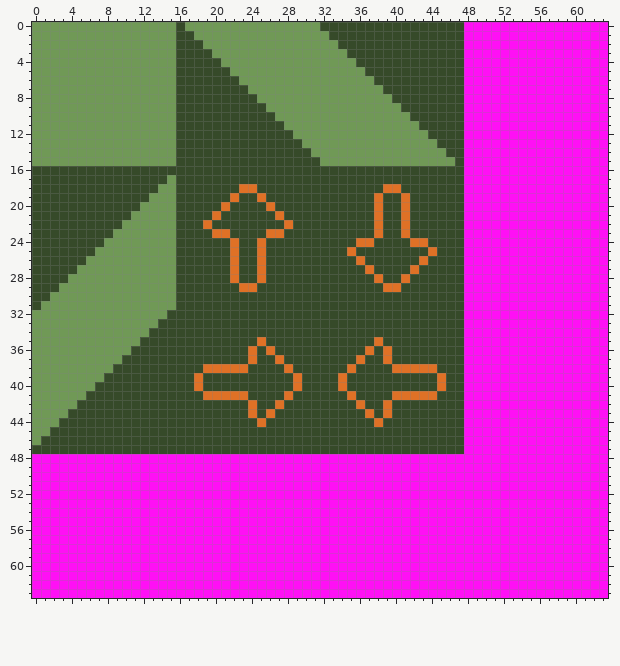
A pixel-art sprite gets an edit: resources/texture.png. This is how it looked before the edit.
The file is 64x64 pixels.
After:
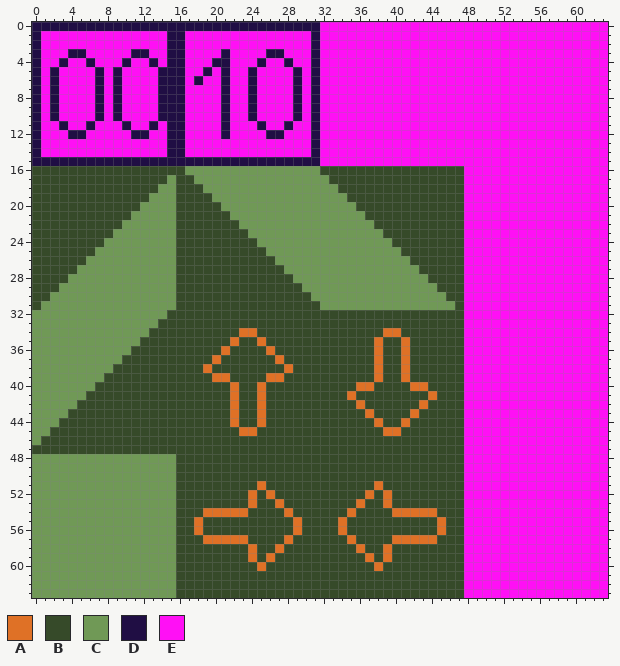
Palette (. is transparent): A #df7126  B #364a29  C #709956  D #200e44  E #ff10f5
The exact change:
y 0: x 0..47 CCCCCCCCCCCCCCCCBCCCCCCCCCCCCCCCBBBBBBBBBBBBBBBB -> DDDDDDDDDDDDDDDDDDDDDDDDDDDDDDDDEEEEEEEEEEEEEEEE
y 1: x 0..47 CCCCCCCCCCCCCCCCBBCCCCCCCCCCCCCCCBBBBBBBBBBBBBBB -> DEEEEEEEEEEEEEEDDEEEEEEEEEEEEEEDEEEEEEEEEEEEEEEE
y 2: x 0..47 CCCCCCCCCCCCCCCCBBBCCCCCCCCCCCCCCCBBBBBBBBBBBBBB -> DEEEEEEEEEEEEEEDDEEEEEEEEEEEEEEDEEEEEEEEEEEEEEEE
y 3: x 0..47 CCCCCCCCCCCCCCCCBBBBCCCCCCCCCCCCCCCBBBBBBBBBBBBB -> DEEEDDEEEEEDDEEDDEEEEDEEEEDDEEEDEEEEEEEEEEEEEEEE
y 4: x 0..47 CCCCCCCCCCCCCCCCBBBBBCCCCCCCCCCCCCCCBBBBBBBBBBBB -> DEEDEEDEEEDEEDEDDEEEDDEEEDEEDEEDEEEEEEEEEEEEEEEE
y 5: x 0..47 CCCCCCCCCCCCCCCCBBBBBBCCCCCCCCCCCCCCCBBBBBBBBBBB -> DEDEEEEDEDEEEEDDDEEDEDEEDEEEEDEDEEEEEEEEEEEEEEEE
y 6: x 0..47 CCCCCCCCCCCCCCCCBBBBBBBCCCCCCCCCCCCCCCBBBBBBBBBB -> DEDEEEEDEDEEEEDDDEDEEDEEDEEEEDEDEEEEEEEEEEEEEEEE
y 7: x 0..47 CCCCCCCCCCCCCCCCBBBBBBBBCCCCCCCCCCCCCCCBBBBBBBBB -> DEDEEEEDEDEEEEDDDEEEEDEEDEEEEDEDEEEEEEEEEEEEEEEE
y 8: x 0..47 CCCCCCCCCCCCCCCCBBBBBBBBBCCCCCCCCCCCCCCCBBBBBBBB -> DEDEEEEDEDEEEEDDDEEEEDEEDEEEEDEDEEEEEEEEEEEEEEEE
y 9: x 0..47 CCCCCCCCCCCCCCCCBBBBBBBBBBCCCCCCCCCCCCCCCBBBBBBB -> DEDEEEEDEDEEEEDDDEEEEDEEDEEEEDEDEEEEEEEEEEEEEEEE
y 10: x 0..47 CCCCCCCCCCCCCCCCBBBBBBBBBBBCCCCCCCCCCCCCCCBBBBBB -> DEDEEEEDEDEEEEDDDEEEEDEEDEEEEDEDEEEEEEEEEEEEEEEE
y 11: x 0..47 CCCCCCCCCCCCCCCCBBBBBBBBBBBBCCCCCCCCCCCCCCCBBBBB -> DEEDEEDEEEDEEDEDDEEEEDEEEDEEDEEDEEEEEEEEEEEEEEEE
y 12: x 0..47 CCCCCCCCCCCCCCCCBBBBBBBBBBBBBCCCCCCCCCCCCCCCBBBB -> DEEEDDEEEEEDDEEDDEEEEDEEEEDDEEEDEEEEEEEEEEEEEEEE
y 13: x 0..47 CCCCCCCCCCCCCCCCBBBBBBBBBBBBBBCCCCCCCCCCCCCCCBBB -> DEEEEEEEEEEEEEEDDEEEEEEEEEEEEEEDEEEEEEEEEEEEEEEE
y 14: x 0..47 CCCCCCCCCCCCCCCCBBBBBBBBBBBBBBBCCCCCCCCCCCCCCCBB -> DEEEEEEEEEEEEEEDDEEEEEEEEEEEEEEDEEEEEEEEEEEEEEEE
y 15: x 0..47 CCCCCCCCCCCCCCCCBBBBBBBBBBBBBBBBCCCCCCCCCCCCCCCB -> DDDDDDDDDDDDDDDDDDDDDDDDDDDDDDDDEEEEEEEEEEEEEEEE
y 16: x 17..31 BBBBBBBBBBBBBBB -> CCCCCCCCCCCCCCC
y 17: x 18..32 BBBBBBBBBBBBBBB -> CCCCCCCCCCCCCCC
y 18: x 19..33 BBBBAABBBBBBBBB -> CCCCCCCCCCCCCCC; x 39..40 AA -> BB
y 19: x 20..34 BBABBABBBBBBBBB -> CCCCCCCCCCCCCCC; x 38 A -> B; x 41 A -> B
y 20: x 21..35 ABBBBABBBBBBBBB -> CCCCCCCCCCCCCCC; x 38 A -> B; x 41 A -> B
y 21: x 20 A -> B; x 22..36 BBBBBABBBBBBBBB -> CCCCCCCCCCCCCCC; x 38 A -> B; x 41 A -> B
y 22: x 19 A -> B; x 23..38 BBBBBABBBBBBBBBA -> CCCCCCCCCCCCCCCB; x 41 A -> B
y 23: x 20..21 AA -> BB; x 24..38 BBAABBBBBBBBBBA -> CCCCCCCCCCCCCCC; x 41 A -> B
y 24: x 22 A -> B; x 25..39 ABBBBBBBBBBAABB -> CCCCCCCCCCCCCCC; x 42..43 AA -> BB
y 25: x 22 A -> B; x 25..40 ABBBBBBBBBABBBBB -> BCCCCCCCCCCCCCCC; x 44 A -> B
y 26: x 22 A -> B; x 25 A -> B; x 27..41 BBBBBBBBBABBBBB -> CCCCCCCCCCCCCCC; x 43 A -> B
y 27: x 22 A -> B; x 25 A -> B; x 28..42 BBBBBBBBBABBBBA -> CCCCCCCCCCCCCCC
y 28: x 22 A -> B; x 25 A -> B; x 29..43 BBBBBBBBBABBABB -> CCCCCCCCCCCCCCC
y 29: x 23..24 AA -> BB; x 30..44 BBBBBBBBBAABBBB -> CCCCCCCCCCCCCCC
y 30: x 31..45 BBBBBBBBBBBBBBB -> CCCCCCCCCCCCCCC
y 31: x 32..46 BBBBBBBBBBBBBBB -> CCCCCCCCCCCCCCC
y 34: x 23..24 BB -> AA; x 39..40 BB -> AA
y 35: x 22 B -> A; x 41 B -> A
y 36: x 21 B -> A; x 24 A -> B; x 37..39 ABA -> BAB; x 41 B -> A
y 37: x 20 B -> A; x 24 A -> B; x 36 A -> B; x 38..39 BA -> AB; x 41 B -> A
y 38: x 20..23 AAAA -> BBBB; x 35 A -> B; x 38 B -> A; x 40 A -> B; x 42..44 AAA -> BBB
y 39: x 18 A -> B; x 20..21 BB -> AA; x 26..27 BB -> AA; x 29 A -> B; x 34 A -> B; x 38 B -> A; x 41 B -> A; x 45 A -> B
y 40: x 18 A -> B; x 22 B -> A; x 25 B -> A; x 29 A -> B; x 34 A -> B; x 36..37 BB -> AA; x 42..43 BB -> AA; x 45 A -> B
y 41: x 19..21 AAA -> BBB; x 23 A -> B; x 25 B -> A; x 28 A -> B; x 40..43 AAAA -> BBBB
y 42: x 22 B -> A; x 24..25 AB -> BA; x 27 A -> B; x 39 A -> B; x 43 B -> A
y 43: x 22 B -> A; x 24..26 ABA -> BAB; x 39 A -> B; x 42 B -> A
y 44: x 22 B -> A; x 41 B -> A
y 45: x 23..24 BB -> AA; x 39..40 BB -> AA
y 48..50: x 0..47 EEEEEEEEEEEEEEEEEEEEEEEEEEEEEEEEEEEEEEEEEEEEEEEE -> CCCCCCCCCCCCCCCCBBBBBBBBBBBBBBBBBBBBBBBBBBBBBBBB
y 51: x 0..47 EEEEEEEEEEEEEEEEEEEEEEEEEEEEEEEEEEEEEEEEEEEEEEEE -> CCCCCCCCCCCCCCCCBBBBBBBBBABBBBBBBBBBBBABBBBBBBBB
y 52: x 0..47 EEEEEEEEEEEEEEEEEEEEEEEEEEEEEEEEEEEEEEEEEEEEEEEE -> CCCCCCCCCCCCCCCCBBBBBBBBABABBBBBBBBBBABABBBBBBBB
y 53: x 0..47 EEEEEEEEEEEEEEEEEEEEEEEEEEEEEEEEEEEEEEEEEEEEEEEE -> CCCCCCCCCCCCCCCCBBBBBBBBABBABBBBBBBBABBABBBBBBBB
y 54: x 0..47 EEEEEEEEEEEEEEEEEEEEEEEEEEEEEEEEEEEEEEEEEEEEEEEE -> CCCCCCCCCCCCCCCCBBBAAAAABBBBABBBBBBABBBBAAAAABBB
y 55..56: x 0..47 EEEEEEEEEEEEEEEEEEEEEEEEEEEEEEEEEEEEEEEEEEEEEEEE -> CCCCCCCCCCCCCCCCBBABBBBBBBBBBABBBBABBBBBBBBBBABB
y 57: x 0..47 EEEEEEEEEEEEEEEEEEEEEEEEEEEEEEEEEEEEEEEEEEEEEEEE -> CCCCCCCCCCCCCCCCBBBAAAAABBBBABBBBBBABBBBAAAAABBB
y 58: x 0..47 EEEEEEEEEEEEEEEEEEEEEEEEEEEEEEEEEEEEEEEEEEEEEEEE -> CCCCCCCCCCCCCCCCBBBBBBBBABBABBBBBBBBABBABBBBBBBB
y 59: x 0..47 EEEEEEEEEEEEEEEEEEEEEEEEEEEEEEEEEEEEEEEEEEEEEEEE -> CCCCCCCCCCCCCCCCBBBBBBBBABABBBBBBBBBBABABBBBBBBB
y 60: x 0..47 EEEEEEEEEEEEEEEEEEEEEEEEEEEEEEEEEEEEEEEEEEEEEEEE -> CCCCCCCCCCCCCCCCBBBBBBBBBABBBBBBBBBBBBABBBBBBBBB
y 61..63: x 0..47 EEEEEEEEEEEEEEEEEEEEEEEEEEEEEEEEEEEEEEEEEEEEEEEE -> CCCCCCCCCCCCCCCCBBBBBBBBBBBBBBBBBBBBBBBBBBBBBBBB
Changed places in both pictures, as pixel boxes (x1, y1, x2, y2):
changed: (32, 22, 464, 598)
